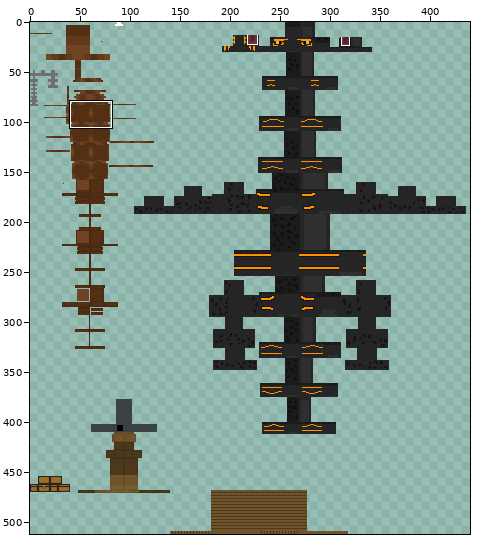
A sprite sheet gets an edit: resources/textures/entity/apatosaurus/apatosaurus 4.png. The picture above shows the old version from afar; the outline marks the close-up.
Close-up. As it was:
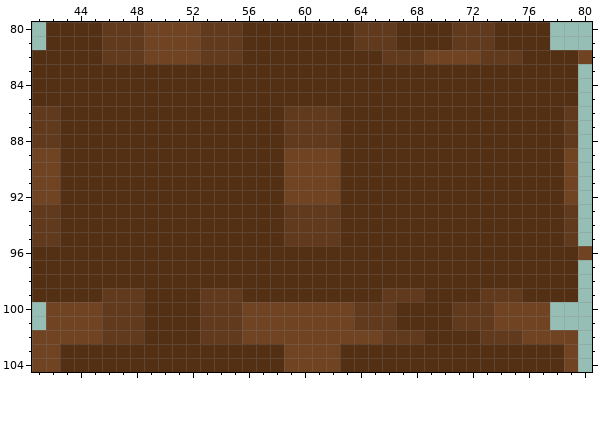
The file is 512x512 pixels. Colours within 5 levels of each other are drawn and written as one. Shown: x 41..80, y 80..104. The wide view leaves out empty margins.
After the commit:
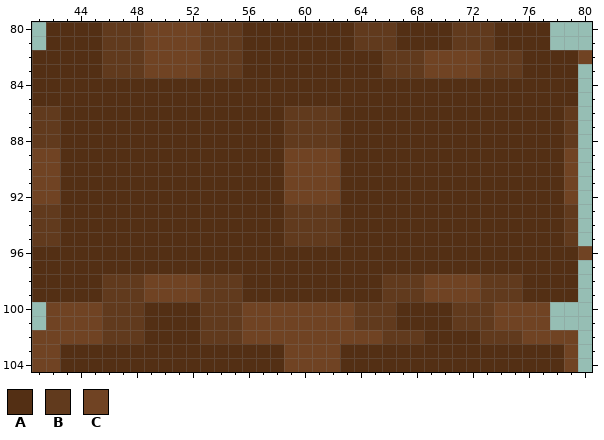
Palette (. is transparent): A #532f14  B #613a1d  C #704323
Diff:
y 83: x 46..55 AAAAAAAAAA -> BBBCCCCBBB; x 66..75 AAAAAAAAAA -> BBBCCCCBBB
y 98: x 46..55 AAAAAAAAAA -> BBBCCCCBBB; x 66..75 AAAAAAAAAA -> BBBCCCCBBB
y 99: x 49..52 AAAA -> CCCC; x 69..72 AAAA -> CCCC
Changed places in both close-ups, as pixel boxes (x1, y1, x2, y2):
changed: (102, 64, 242, 78)
changed: (382, 64, 522, 78)
changed: (102, 274, 242, 302)
changed: (382, 274, 522, 302)
